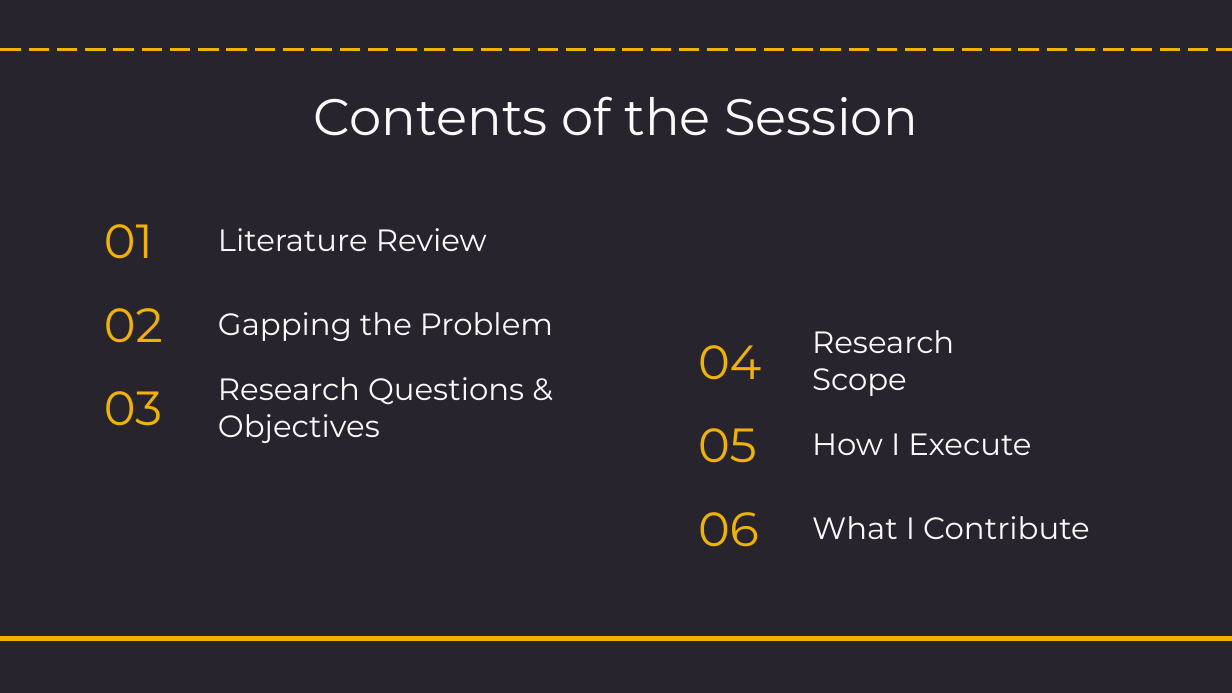
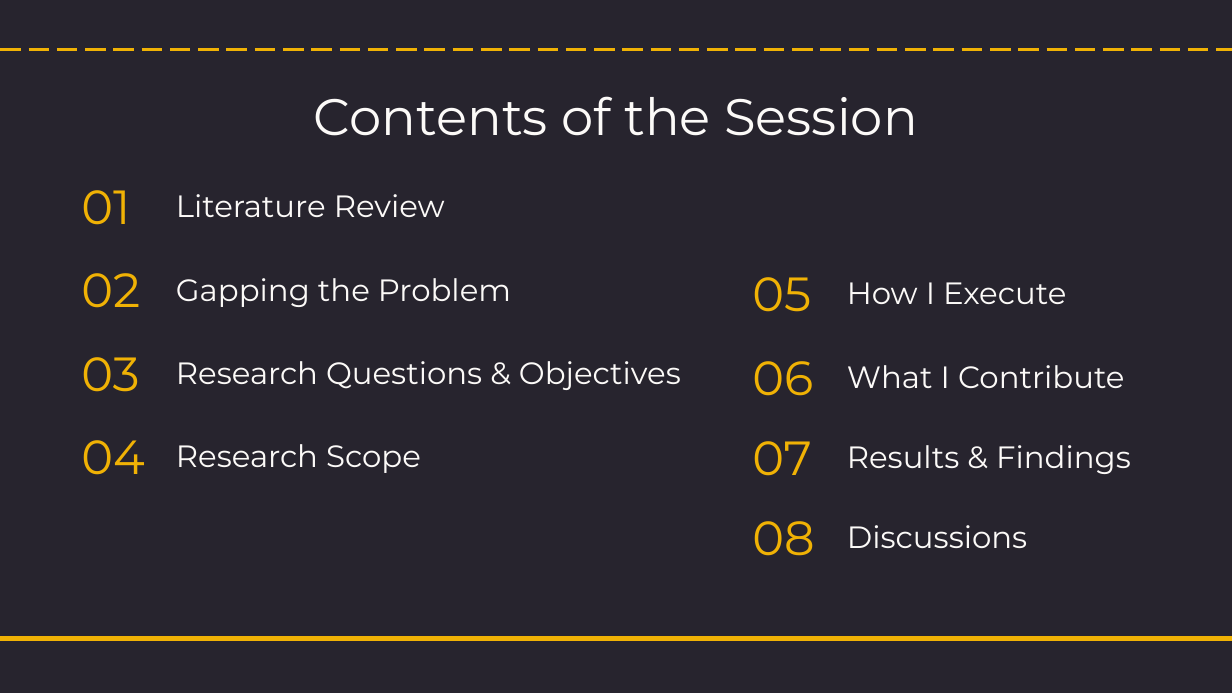
Before and after one commit to NightfuryEquinn/Ridership, a slide deck: slide 2 of docs/24202141_yipzixian_p1_presentation_revised.pptx. Drawn at 1232x693 pixels with LibreOffice and Linux fonts; fonts in the diff are those of the drawing. Boxes give left, top, right and bottom in pixels: in the first picture for what was removed or moved away, otherwise in the second. Text is boxed around its words. In the diff, an @@ line names an element or a change of style, - is before the commit and + after.

```diff
--- a/docs/24202141_yipzixian_p1_presentation_revised.pptx
+++ b/docs/24202141_yipzixian_p1_presentation_revised.pptx
@@ subtitle "Literature Review": place and size @@
-subtitle "Literature Review" at (218,228,487,251)
+subtitle "Literature Review" at (176,194,445,217)
@@ subtitle "Gapping the Problem": place and size @@
-subtitle "Gapping the Problem" at (218,312,553,341)
+subtitle "Gapping the Problem" at (176,278,511,307)
@@ text "05": place and size @@
-text "05" at (698,428,757,463)
+text "05" at (752,277,811,312)
@@ text "How I Execute": place and size @@
-text "How I Execute" at (812,433,1031,455)
+text "How I Execute" at (847,282,1066,304)
@@ 3 titles: place and size @@
-3 titles at (104,224,163,426)
+3 titles at (81,190,140,392)
@@ subtitle "Research Questions & Objectives" rewrapped from (218,377,524,443) to (176,361,681,390) @@
@@ text "06": place and size @@
-text "06" at (698,512,759,547)
+text "06" at (752,361,813,396)
@@ text "What I Contribute": place and size @@
-text "What I Contribute" at (812,516,1090,539)
+text "What I Contribute" at (847,365,1125,388)
@@ text "04": place and size @@
-text "04" at (698,345,761,380)
+text "04" at (81,440,144,475)
@@ text "Research Scope" rewrapped from (812,330,954,396) to (176,444,421,473) @@
@@ text added at (752,441,812,476), 28 pt, text #F0B205 @@
+07
@@ text added at (847,445,1131,474), 18 pt, text #FCFAF8 @@
+Results & Findings
@@ text added at (752,521,814,556), 28 pt, text #F0B205 @@
+08
@@ text added at (847,525,1027,548), 18 pt, text #FCFAF8 @@
+Discussions
```
Also in this commit, not shown: 3 other slides changed, 16 slides added, 4 other files.
